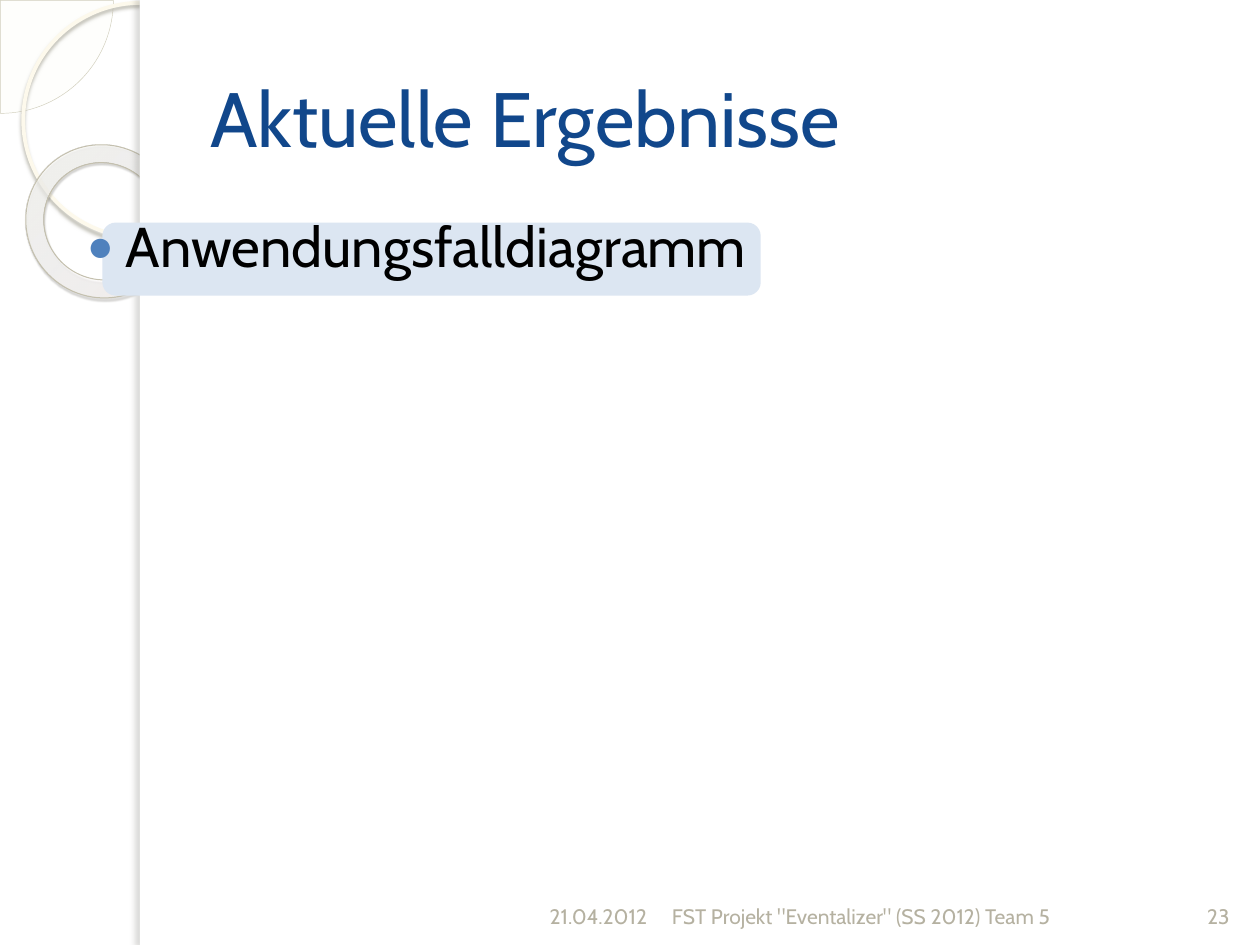
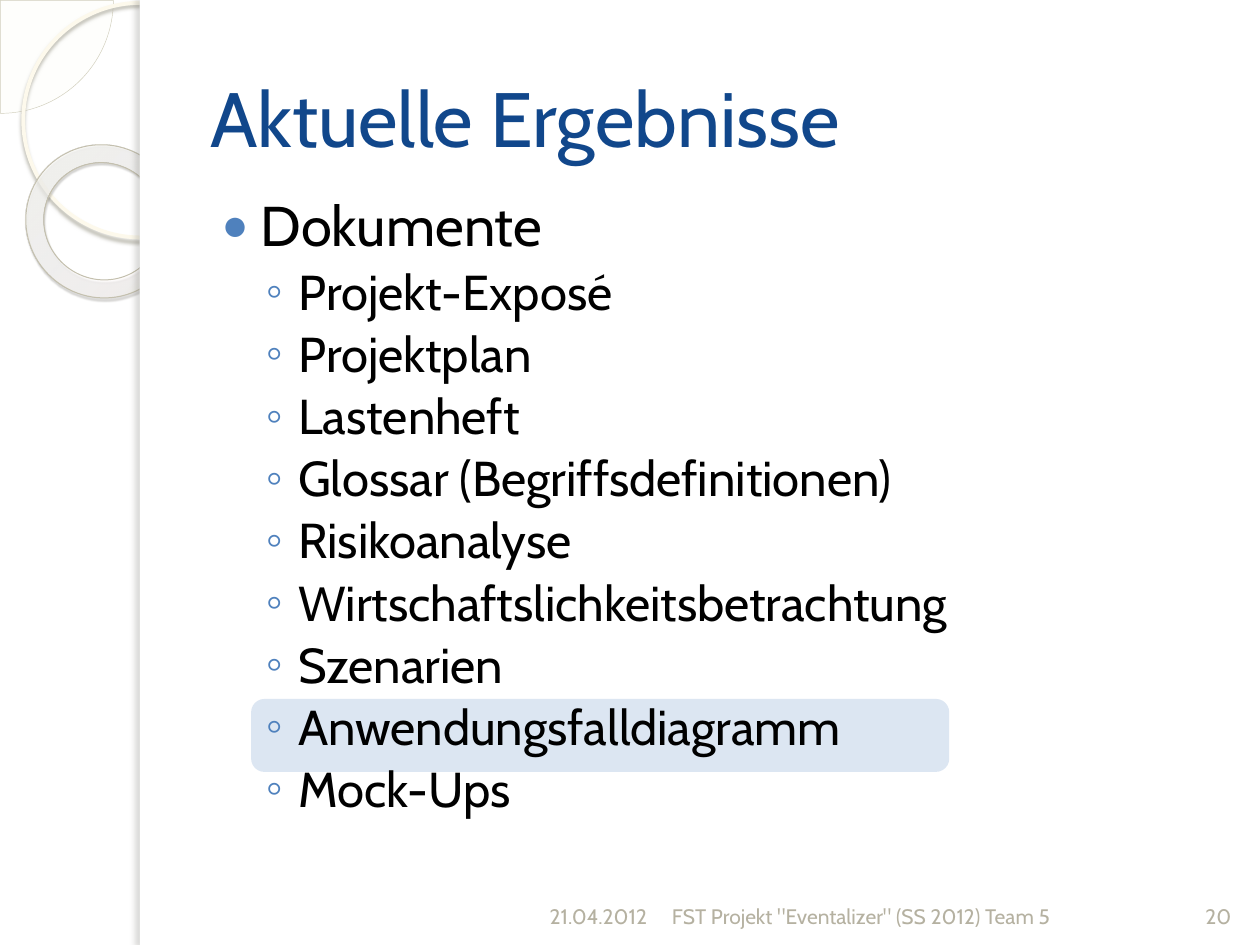
Before and after one commit to silkslostsoul/Eventalizer, a slide deck: slide 20 of Dokumente/Zwischenstand zum 2012-04-21_v2.pptx (slide 23 before the commit). Drawn at 1260x945 pixels with LibreOffice and Linux fonts; fonts in the diff are those of the drawing; background and template pictures are left out. Boxes give left, top, right and bottom in pixels: in the first picture for what was removed or moved away, otherwise in the second. Text is boxed around its words. In the diff, an @@ line names an element or a change of style, - is before the commit and + after.

```diff
--- a/Dokumente/Zwischenstand zum 2012-04-21_v2.pptx
+++ b/Dokumente/Zwischenstand zum 2012-04-21_v2.pptx
@@ text "Dokumente" moved from (x1=126, y1=225, x2=746, y2=280) to (x1=261, y1=204, x2=947, y2=818) @@
@@ text at (x1=261, y1=204, x2=947, y2=684): paragraphs added @@
+● Dokumente
+  ◦ Projekt-Exposé
+  ◦ Projektplan
+  ◦ Lastenheft
+  ◦ Glossar (Begriffsdefinitionen)
+  ◦ Risikoanalyse
+  ◦ Wirtschaftslichkeitsbetrachtung
+  ◦ Szenarien
@@ rounded rectangle resized from (x1=105, y1=224, x2=760, y2=294) to (x1=253, y1=701, x2=948, y2=770) @@
@@ text at (x1=298, y1=708, x2=840, y2=756): size 32 to 28 pt in "Anwendungsfalldiagramm"; bullet ● to ◦; list level 1 to 2 in "Anwendungsfalldiagramm" @@
@@ text at (x1=298, y1=770, x2=510, y2=818): paragraph added @@
+  ◦ Mock-Ups
@@ page number at (x1=1205, y1=909, x2=1231, y2=924): text changed @@
-23
+20
```
Also in this commit, not shown: 20 other slides changed, 3 slides removed, 5 other files.
